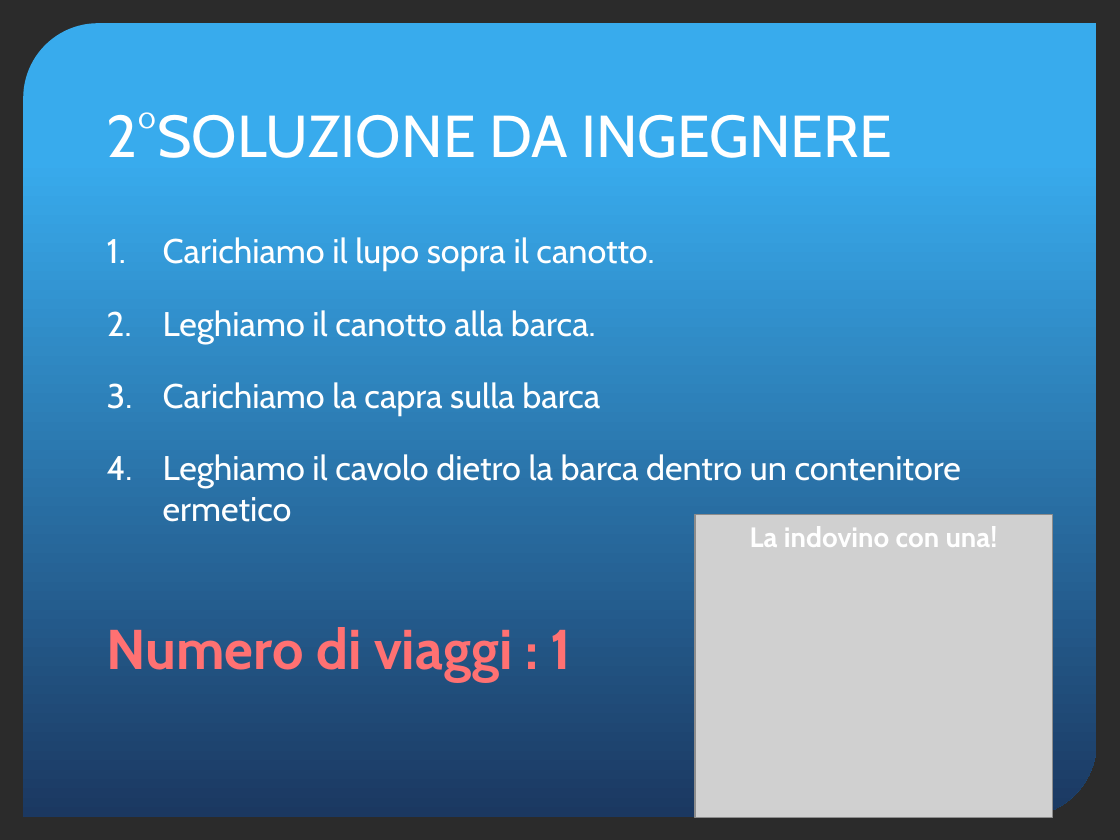
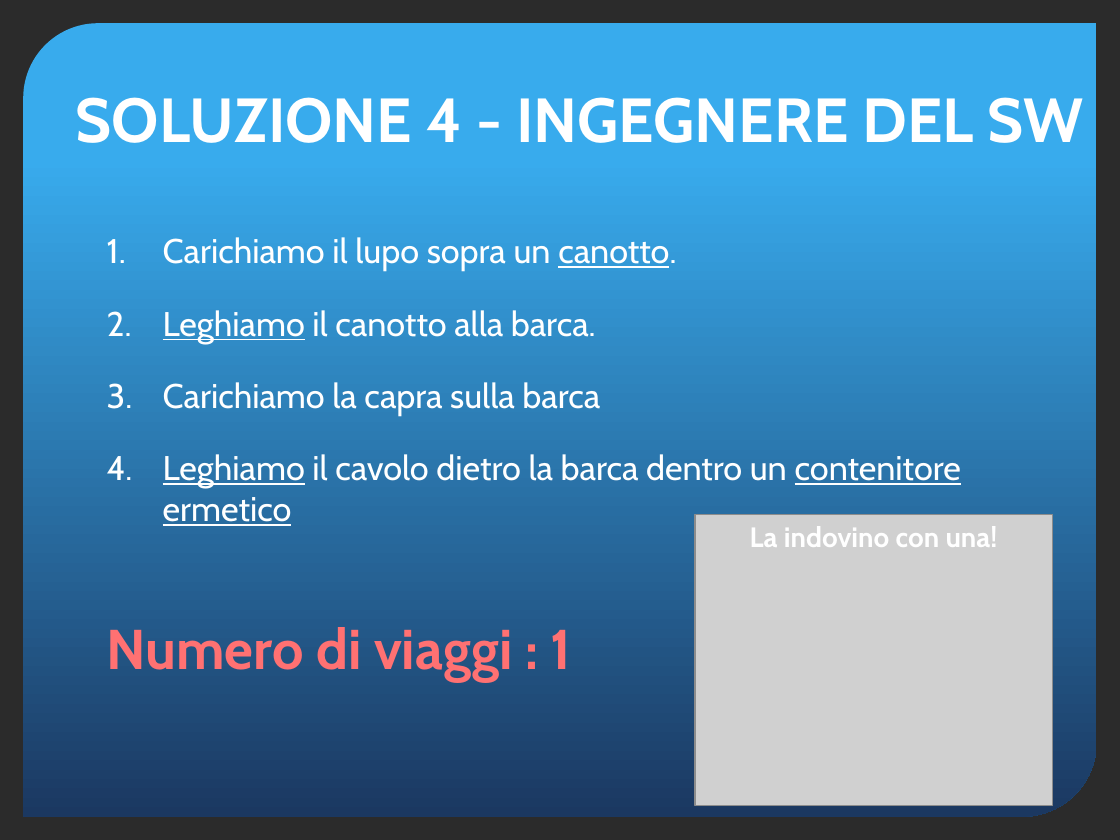
Before and after one commit to yan0z/ISW, a slide deck: slide 14 of Quesito 4 Team/Quesito4-presentazione.pptx (slide 10 before the commit). Drawn at 1120x840 pixels with LibreOffice and Linux fonts; fonts in the diff are those of the drawing; grey boxes stand for pictures; background and template pictures are left out; a plain dark background stands for a picture behind light text. Boxes give left, top, right and bottom in pixels: in the first picture for what was removed or moved away, otherwise in the second. Text is boxed around its words. In the diff, an @@ line names an element or a change of style, - is before the commit and + after.

```diff
--- a/Quesito 4 Team/Quesito4-presentazione.pptx
+++ b/Quesito 4 Team/Quesito4-presentazione.pptx
@@ title at (76, 97, 1084, 143): text changed; size 38 to 40 pt; bold on @@
-2°SOLUZIONE DA INGEGNERE
+SOLUZIONE 4 - INGEGNERE DEL SW
@@ text at (163, 237, 676, 272): text changed @@
-1. Carichiamo il lupo sopra il canotto.
+1. Carichiamo il lupo sopra un canotto.
@@ text at (163, 310, 961, 526): underline on in "Leghiamo", "Leghiamo contenitore ermetico" @@
@@ picture: place and size @@
-picture at (696, 514, 1053, 818)
+picture at (696, 514, 1053, 805)
```
Also in this commit, not shown: 9 other slides changed, 7 slides added.
